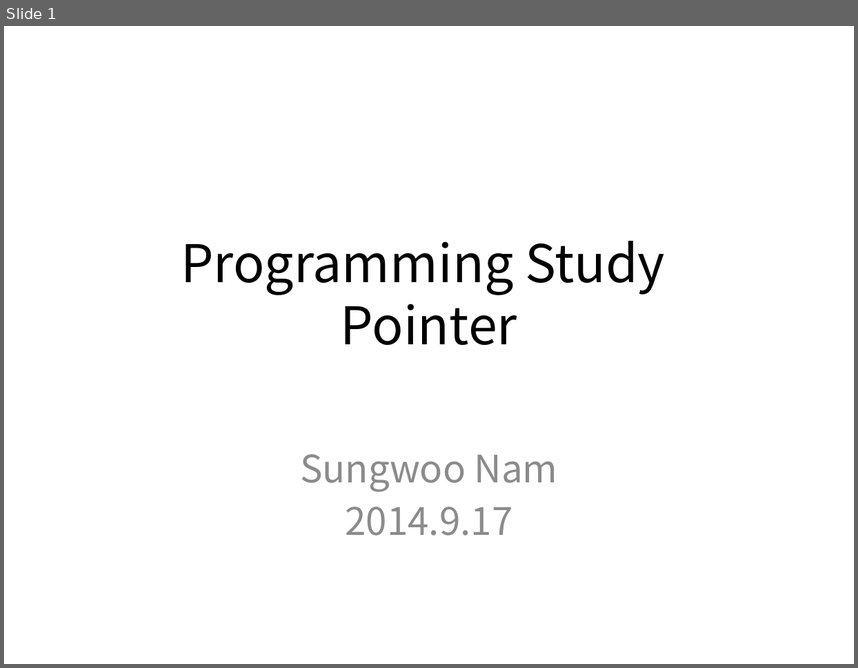
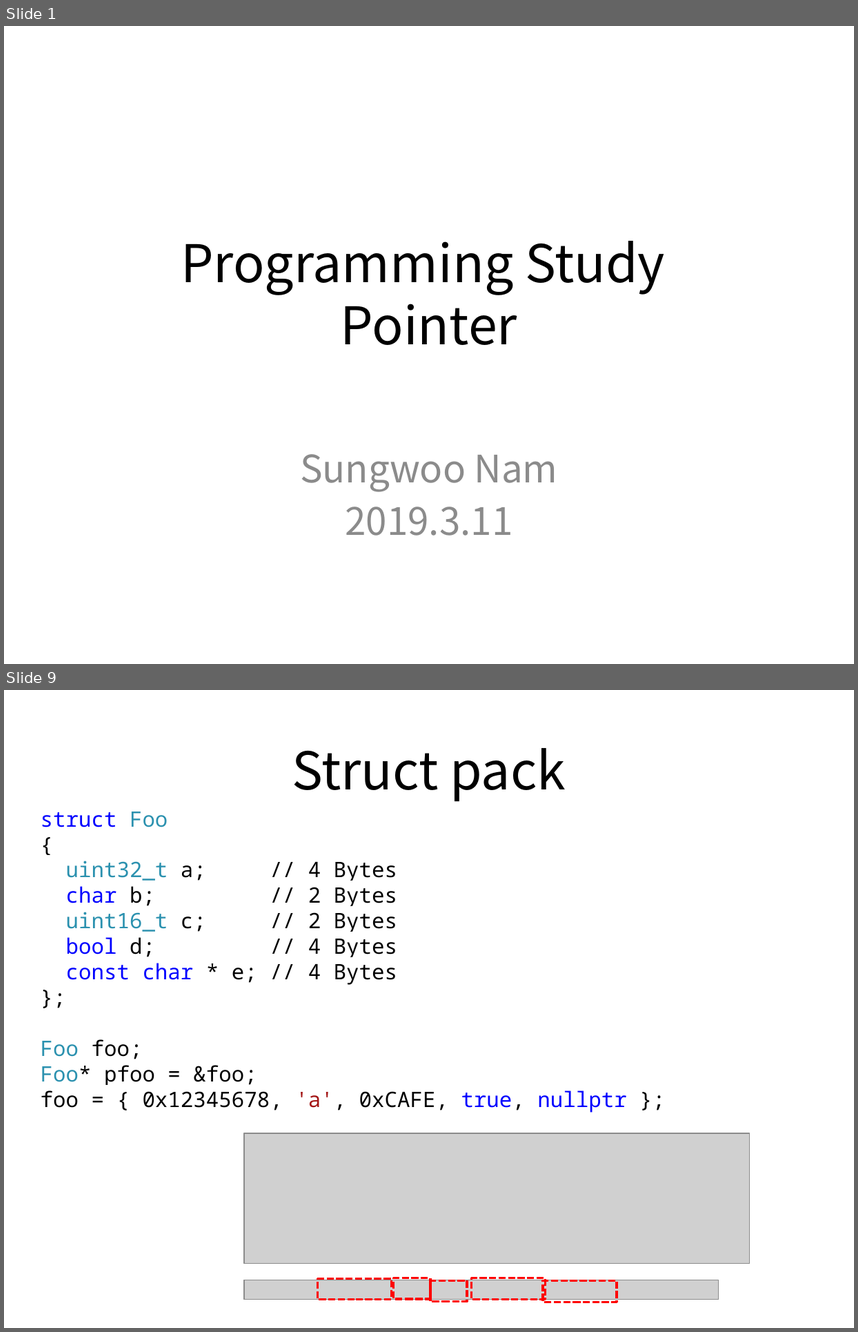
Before and after one commit to SungwooNam/ProgrammingStudy, a slide deck: src/Documents/Programming Study - Pointers.pptx. Shown one above the other, each under a label of ours: slide 1 before the commit, slides 1 and 9 after it; the slides between them are not shown. The pictures are 858x668 and 858x1332 pixels, drawn with LibreOffice and Linux fonts; fonts in the diff are those of the drawing; grey boxes stand for pictures. Boxes give left, top, right and bottom in pixels: in the first picture for what was removed or moved away, otherwise in the second. Text is boxed around its words. In the diff, an @@ line names an element or a change of style, - is before the commit and + after.

```diff
--- a/src/Documents/Programming Study - Pointers.pptx
+++ b/src/Documents/Programming Study - Pointers.pptx
@@ slide 9 added at (x1=4, y1=690, x2=854, y2=1328), background #FFFFFF @@
@@ title added at (x1=292, y1=748, x2=566, y2=802), 44 pt, text #000000 @@
+Struct pack
@@ text added at (x1=41, y1=811, x2=626, y2=1112), 18 pt, text #000000 @@
+struct Foo
+{
+uint32_t a; // 4 Bytes
+char b; // 2 Bytes
+uint16_t c; // 2 Bytes
+bool d; // 4 Bytes
+const char * e; // 4 Bytes
+};
+Foo foo;
+Foo* pfoo = &foo;
+foo = { 0x12345678, 'a', 0xCAFE, true, nullptr };
@@ picture added at (x1=243, y1=1133, x2=749, y2=1263) @@
@@ picture added at (x1=243, y1=1280, x2=718, y2=1299) @@
@@ rectangle added at (x1=318, y1=1279, x2=392, y2=1299), outline #FF0000 2 pt dashed @@
@@ rectangle added at (x1=393, y1=1277, x2=430, y2=1299), outline #FF0000 2 pt dashed @@
@@ rectangle added at (x1=430, y1=1280, x2=467, y2=1301), outline #FF0000 2 pt dashed @@
@@ rectangle added at (x1=472, y1=1277, x2=546, y2=1299), outline #FF0000 2 pt dashed @@
@@ rectangle added at (x1=543, y1=1280, x2=617, y2=1301), outline #FF0000 2 pt dashed @@
@@ slide 1 changed as well @@
@@ subtitle at (x1=345, y1=506, x2=513, y2=535): text changed @@
-2014.9.17
+2019.3.11
```
Also in this commit, not shown: 9 other slides added, 7 slides removed, 5 other files.
